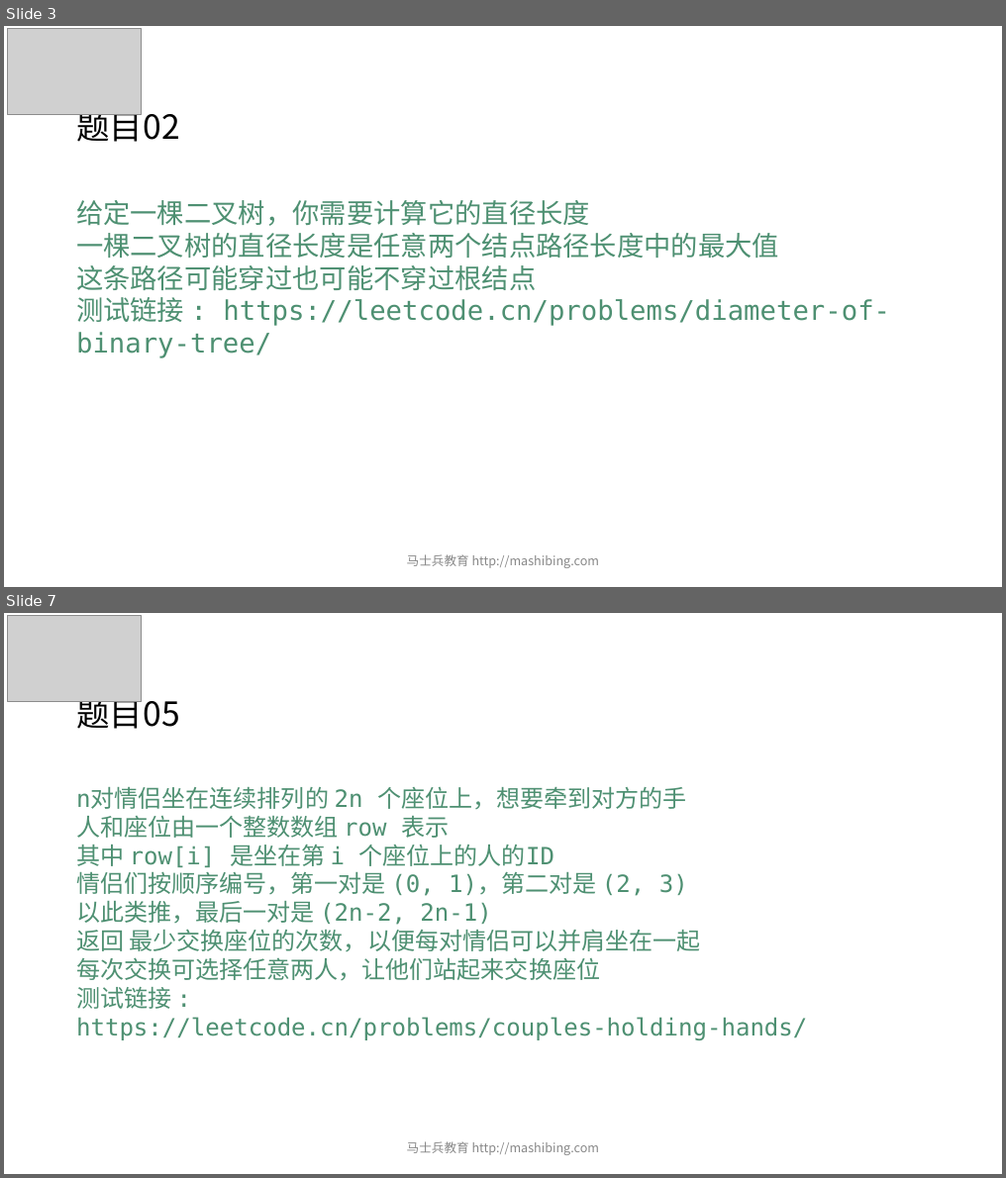
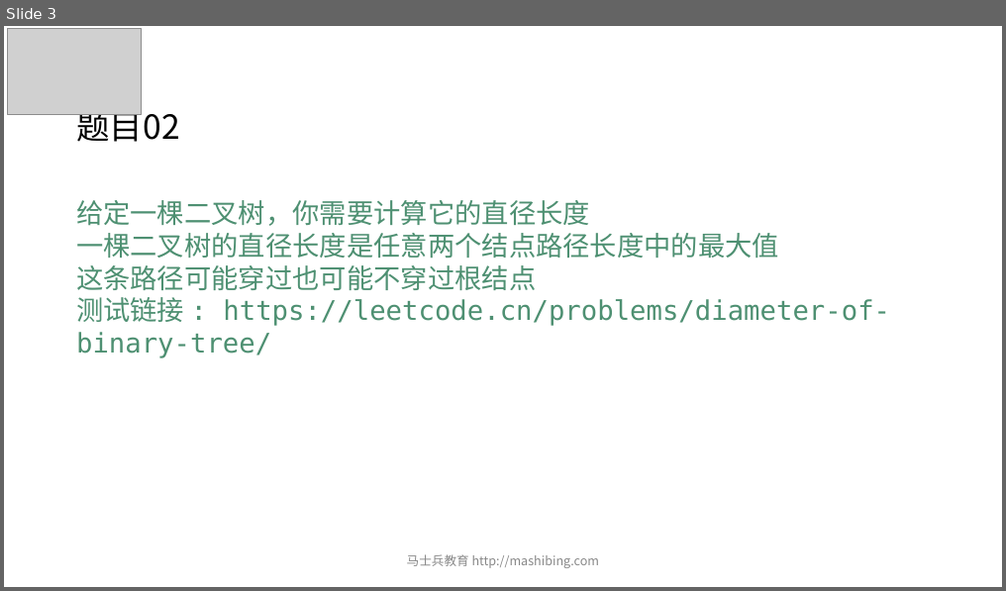
Before and after one commit to wblksheep/algorithm-zuo-msb-code, a slide deck: MCA算法突击课/第03期/ppt/powerpoint/第04节.pptx. Shown one above the other, each under a label of ours: slides 3 and 7 before the commit, slide 3 after it; the slides between them are not shown. The pictures are 1006x1178 and 1006x591 pixels, drawn with LibreOffice and Linux fonts; fonts in the diff are those of the drawing; grey boxes stand for pictures. Boxes give left, top, right and bottom in pixels: in the first picture for what was removed or moved away, otherwise in the second. Text is boxed around its words. In the diff, an @@ line names an element or a change of style, - is before the commit and + after.

```diff
--- a/MCA算法突击课/第03期/ppt/powerpoint/第04节.pptx
+++ b/MCA算法突击课/第03期/ppt/powerpoint/第04节.pptx
@@ slide 7 removed at [4, 613, 1002, 1174], background #FFFFFF @@
@@ picture removed at [8, 616, 142, 701] @@
@@ title removed at [76, 692, 180, 729] @@
-题目05
@@ text removed at [76, 787, 807, 1041] @@
-n对情侣坐在连续排列的 2n 个座位上，想要牵到对方的手
-人和座位由一个整数数组 row 表示
-其中 row[i] 是坐在第 i 个座位上的人的ID
-情侣们按顺序编号，第一对是 (0, 1)，第二对是 (2, 3)
-以此类推，最后一对是 (2n-2, 2n-1)
-返回 最少交换座位的次数，以便每对情侣可以并肩坐在一起
-每次交换可选择任意两人，让他们站起来交换座位
-测试链接 :
-https://leetcode.cn/problems/couples-holding-hands/
@@ text removed at [407, 1142, 599, 1156] @@
-马士兵教育 http://mashibing.com
```
Also in this commit, not shown: 3 slides changed, 3 other slides removed, 10 other files.
